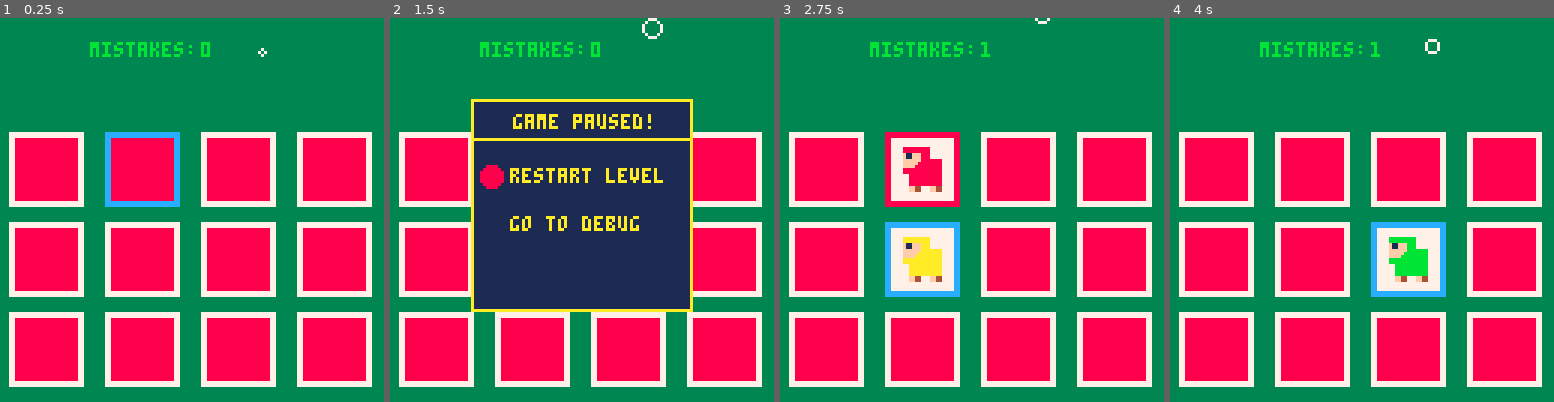
Above: before the commit, frames 1-4 (left to right).
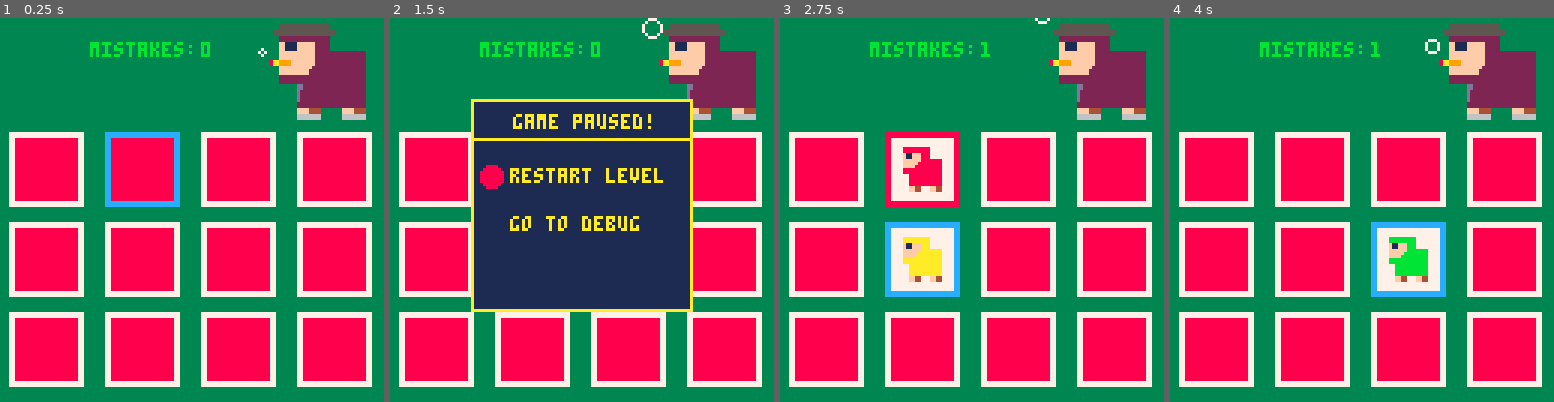
Above: after the commit, the same moments.

Repository: keller0707/Game-Dev-Work-in-Progress
Game: PICO-8 cartridge carts/powerups.p8
Two runs of this game, one before a commit and one after it. Both use one fixed random seed, a clock stepped at 60 frames per second and the inputs below.
Inputs:
- Up to frame 1 (0.25 s): no input
- Up to frame 2 (1.5 s): tap O (Z key) at 0.33, 0.7, 1.43 s; tap X (X key) at 1.07 s
- Up to frame 3 (2.75 s): hold Left 1.97-2.37 s; tap X (X key) at 2.07, 2.4, 2.73 s; tap O (Z key) at 2.22 s; hold Down from 2.42 s (still down)
- Up to frame 4 (4 s): release Down at 2.82 s; hold Right 2.87-3.53 s; tap X (X key) at 3.07, 3.4, 3.73 s; tap O (Z key) at 3.1, 3.98 s; hold Up from 3.58 s (still down)

The runs differ from the first frame. In frame 1, 4.5% of the frame differs, in the area x 70-96%, y 1-27%; in frame 2, 4.4%; in frame 3, 4.5%; in frame 4, 4.5%.

Commit message:
music/sounds re-added sheep restored
look at title.

Diff:
--- a/powerups.p8
+++ /dev/null
@@ -1,111 +0,0 @@
-pico-8 cartridge // http://www.pico-8.com
-version 41
-__lua__
-#include ../powerups/powerups.lua
-
-#include ../powerups/card.lua
-
-#include ../powerups/player.lua
-
-#include ../powerups/pause.lua
-
-#include ../powerups/end.lua
-
-#include ../powerups/host.lua
-…(97 lines of a section not shown)…
Not shown, changed: the music (__music__) section of carts/playtest.p8
Not shown, changed: the sound effects (__sfx__) section of carts/playtest.p8
Not shown, changed: 73 lines of the sprite sheet (__gfx__) section of carts/powerups.p8
Not shown, changed: the music (__music__) section of carts/powerups.p8
Not shown, changed: the sound effects (__sfx__) section of carts/powerups.p8
Not shown, changed: 97 lines of the sprite sheet (__gfx__) section of powerups.p8
